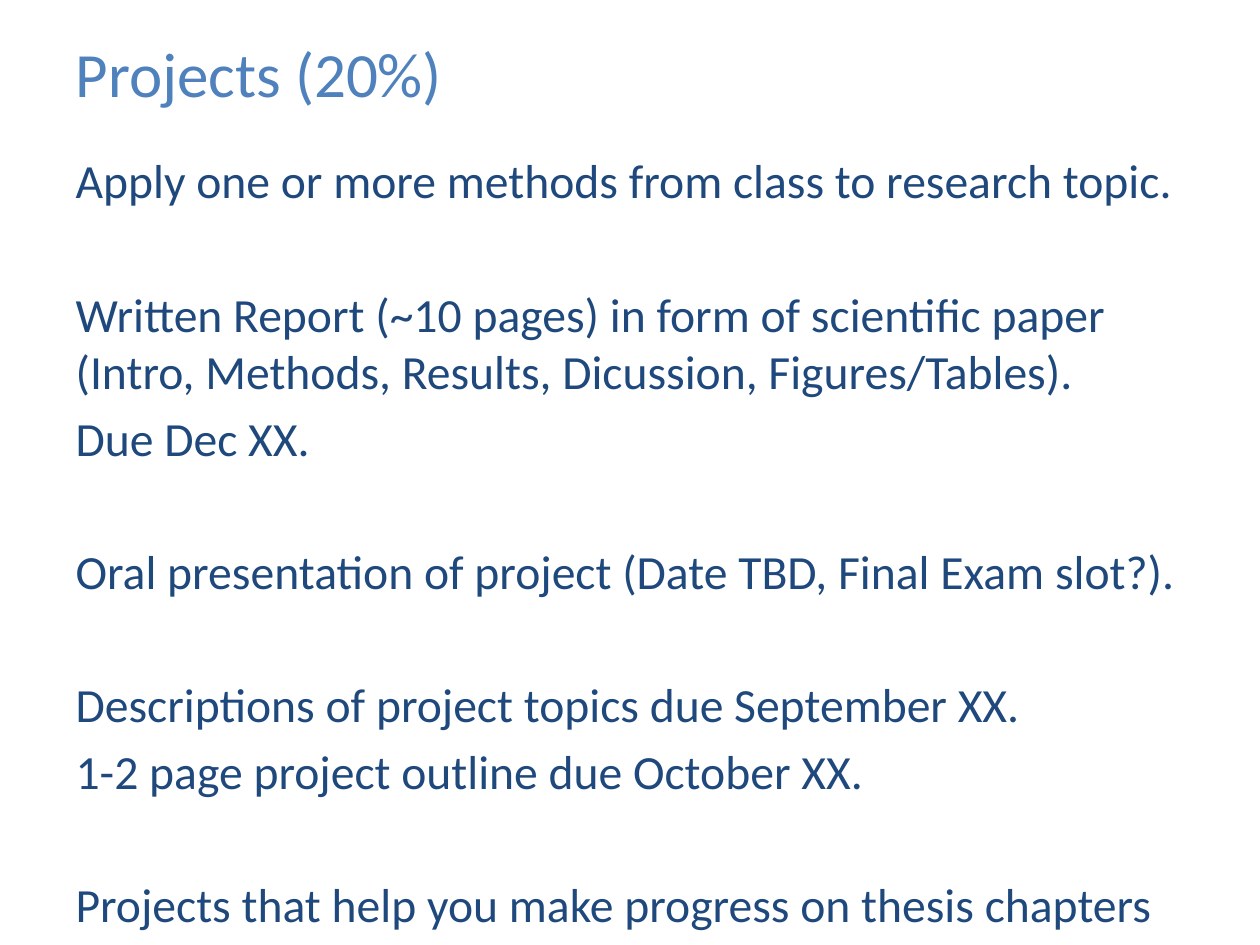
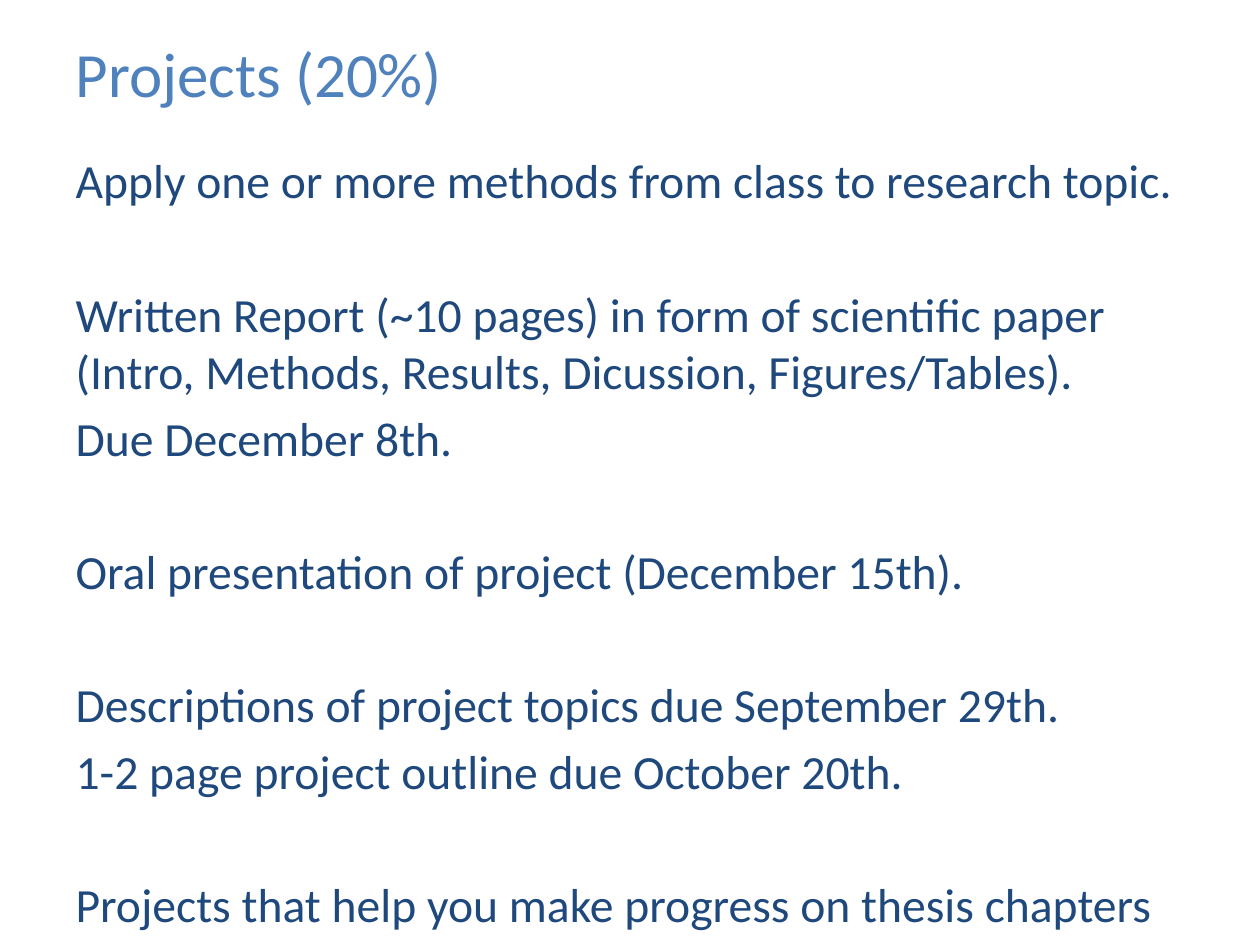
Before and after one commit to thefaylab/advpopmod, a slide deck: slide 10 of lectures/Lecture_01a.pptx. Drawn at 1260x945 pixels with LibreOffice and Linux fonts; fonts in the diff are those of the drawing. Boxes give left, top, right and bottom in pixels: in the first picture for what was removed or moved away, otherwise in the second. Text is boxed around its words. In the diff, an @@ line names an element or a change of style, - is before the commit and + after.

Commit message:
lab1b

```diff
--- a/lectures/Lecture_01a.pptx
+++ b/lectures/Lecture_01a.pptx
@@ text at bbox=[76, 423, 1059, 797]: text changed @@
-Due Dec XX.
-Oral presentation of project (Date TBD, Final Exam slot?).
-Descriptions of project topics due September XX.
-1-2 page project outline due October XX.
+Due December 8th.
+Oral presentation of project (December 15th).
+Descriptions of project topics due September 29th.
+1-2 page project outline due October 20th.
```
Also in this commit, not shown: 1 other slide changed.
